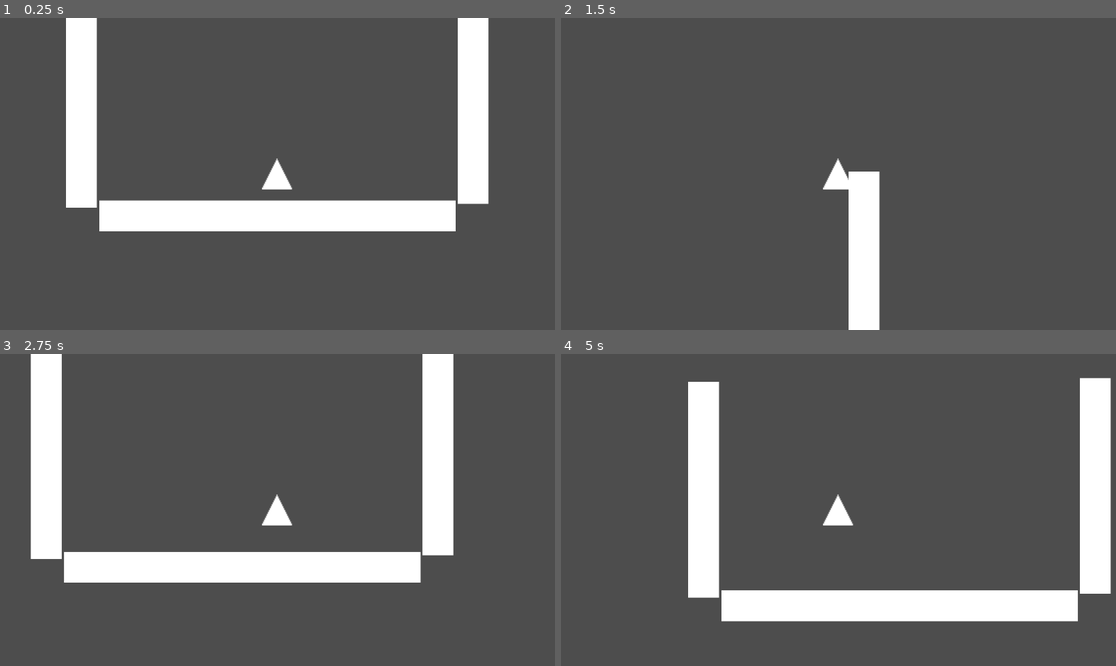
Above: before the commit, frames 1-4 (two rows, left to right).
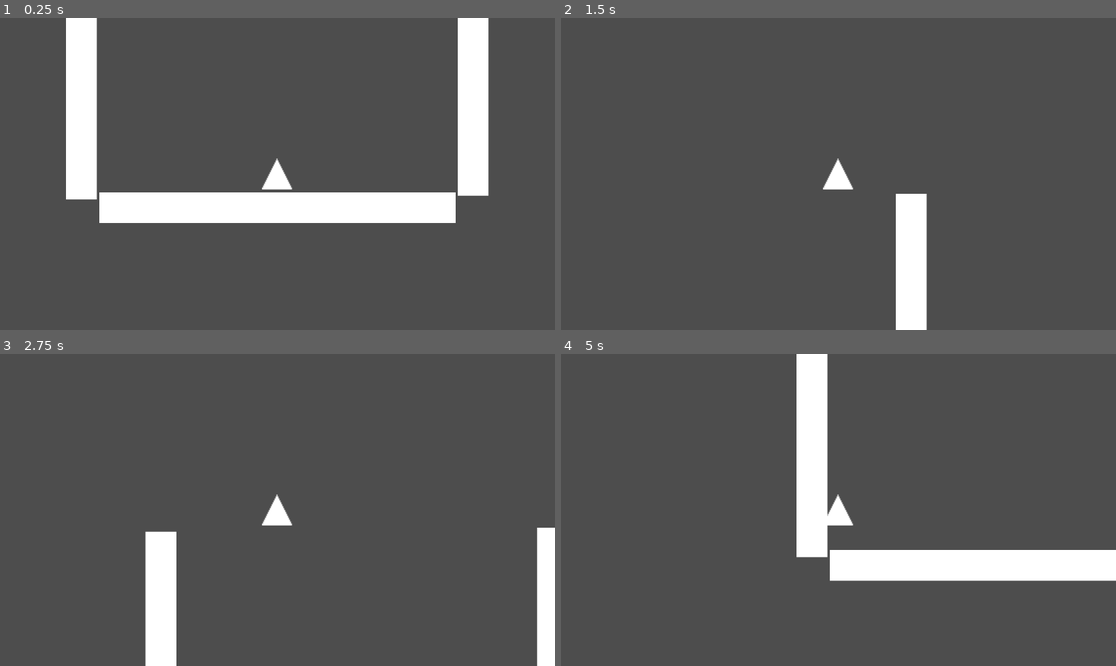
Above: after the commit, the same moments.

Repository: rebornrival/GameDevJam2025
Game: Godot game, scene res://scenes/world.tscn
Two runs of this game, one before a commit and one after it. Both use one fixed random seed, a clock stepped at 60 frames per second and the inputs below. Before the commit the project has no main scene; this scene is started directly in both runs.
Inputs:
- Up to frame 1 (0.25 s): no input
- Up to frame 2 (1.5 s): tap Enter (ui_accept) at 0.5, 0.77, 0.8, 1.07, 1.35 s; hold Right (ui_right) from 0.53 s (still down); tap Shift (dash) at 0.6 s
- Up to frame 3 (2.75 s): tap Enter (ui_accept) at 1.52, 1.82, 2.3 s; tap Shift (dash) at 1.55, 2.1 s; release Right (ui_right) at 2.03 s; hold Left (ui_left) from 2.03 s (still down)
- Up to frame 4 (5 s): release Left (ui_left) at 2.78 s; hold Right (ui_right) 2.78-4.28 s; tap Shift (dash) at 2.85, 4.35 s; tap Enter (ui_accept) at 3.02, 3.32, 3.6, 3.77, 4.07, 4.52, 4.82 s; hold Left (ui_left) from 4.28 s (still down)

The runs differ from the first frame. In frame 1, 3.7% of the frame differs, in the area x 11-89%, y 55-69%; in frame 2, 5.3%; in frame 3, 16%; in frame 4, 22%, in the area x 22-100%, y 0-86%.

Commit message:
Add files via upload
WALL JUMPS WILL WORK! or will they? Nah who am I kidding they work. Also changed the wall-sliding mechanics to prevent an infinite climbing exploit. Additionally, I modified the dash so it's now pretty fast instead of OH SHIT IMMA RUN INTO THE WALL NOW IMMEDIATELY ACCELERATE TO THE SPEED OF SOUND fast. Finally, acceleration/deceleration mechanics have been tweaked for compatibility with the wall-jump's large initial velocity.

Diff:
--- a/do it then no balls - renee/project.godot
+++ b/do it then no balls - renee/project.godot
@@ -11,6 +11,7 @@
 [application]
 
 config/name="Only one"
+run/main_scene="res://scenes/world.tscn"
 config/features=PackedStringArray("4.3", "Forward Plus")
 
 [input]
--- a/do it then no balls - renee/scripts/player.gd
+++ b/do it then no balls - renee/scripts/player.gd
@@ -15,16 +15,18 @@
 
 func _physics_process(delta: float) -> void:
 	#MOVEMENT CONTROLS
+	#I moved the direction check up a bit b/c I need it to wall jump and to change how we do wall slides.
+	var direction := Input.get_axis("ui_left", "ui_right")
 	#gravity
-	if is_on_wall() and velocity.y >=0 and not is_on_floor():
+	if is_on_wall() and velocity.y >=0 and not is_on_floor() and direction:
 		if first_wall == false:
 			velocity.y = 0
 			first_wall = true
 		if first_wall == true:
-			velocity.y += 200*delta
+			velocity.y += 400*delta
 			can_dash = true
 	elif not is_on_floor():
-		velocity.y += 1000*delta
+		velocity.y += 1500*delta
 		first_wall = false
 	else:
 		first_wall = false
@@ -36,20 +38,23 @@
 	if Input.is_action_just_pressed("ui_accept"):
 		if is_on_floor():
 			velocity.y = JUMP_VELOCITY
-		if double_jump == true and not is_on_floor() and double_jump_unlocked == true:
+		elif is_on_wall():
+			velocity.y = JUMP_VELOCITY
+			velocity.x = -1800*direction
+			#if you want to give the player the double jump back when they walljump, add double_jump == true here.
+		elif double_jump == true and double_jump_unlocked == true:
 			velocity.y = JUMP_VELOCITY
 			double_jump = false
 	#left and right
-	var direction := Input.get_axis("ui_left", "ui_right")
 	if direction and is_dashing == false:
-		velocity.x = direction * SPEED
+		velocity.x = move_toward(velocity.x, direction * SPEED, SPEED/4)
 	else:
 		if is_dashing == false:
 			velocity.x = move_toward(velocity.x, 0, SPEED)
 	#dash
 	if is_dashing == true:
 		while dash_timer >= 0:
-			velocity.x += 200*direction
+			velocity.x += 40*direction
 			dash_timer -=delta
 	if dash_timer <=0:
 		is_dashing = false
